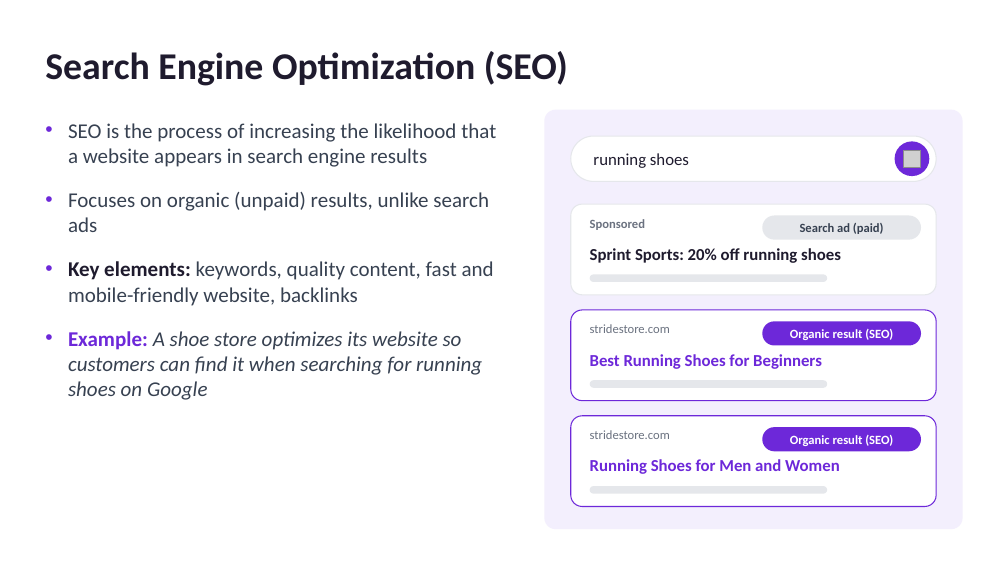
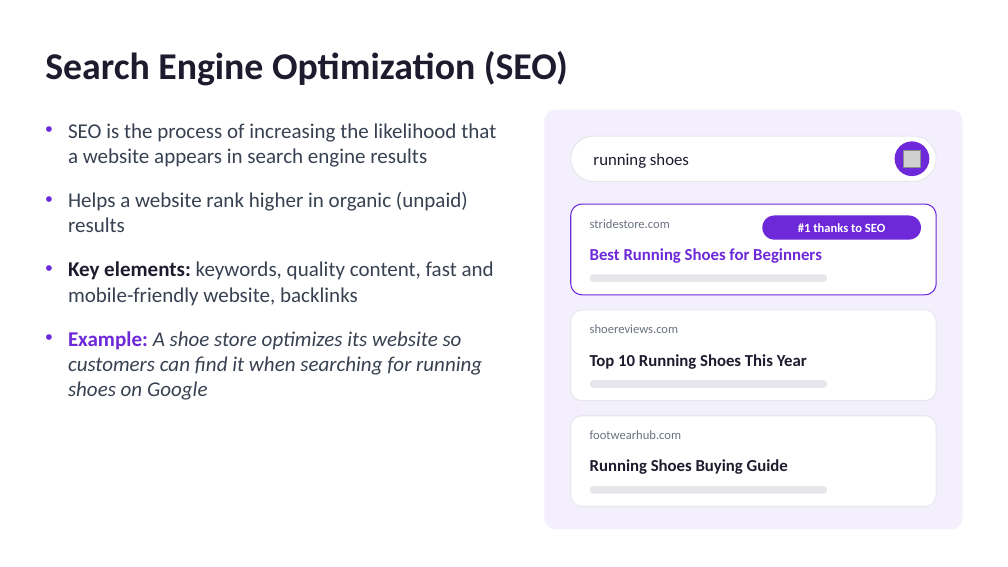
Before and after one commit to granodioritee/repo-baru, a slide deck: slide 3 of digital-marketing-tools.pptx. Drawn at 1008x567 pixels with LibreOffice and Linux fonts; fonts in the diff are those of the drawing; grey boxes stand for pictures. Boxes give left, top, right and bottom in pixels: in the first picture for what was removed or moved away, otherwise in the second. Text is boxed around its words. In the diff, an @@ line names an element or a change of style, - is before the commit and + after.

```diff
--- a/digital-marketing-tools.pptx
+++ b/digital-marketing-tools.pptx
@@ text at (68,192,468,232): text changed @@
-• Focuses on organic (unpaid) results, unlike search ads
+• Helps a website rank higher in organic (unpaid) results
@@ rounded rectangle at (571,204,936,295): outline #E5E7EB 1 pt to #6D28D9 1 pt @@
@@ text at (590,219,670,228): text changed; bold off @@
-Sponsored
+stridestore.com
@@ rounded rectangle at (762,216,921,240): fill #E5E7EB to #6D28D9 @@
@@ text at (798,223,885,232): text changed; text colour #374151 to #FFFFFF @@
-Search ad (paid)
+#1 thanks to SEO
@@ text at (590,248,822,263): text changed; text colour #1F1B2E to #6D28D9 @@
-Sprint Sports: 20% off running shoes
+Best Running Shoes for Beginners
@@ rounded rectangle at (571,310,936,401): outline #6D28D9 1 pt to #E5E7EB 1 pt @@
@@ text at (590,324,679,333): text changed @@
-stridestore.com
+shoereviews.com
@@ rounded rectangle removed at (762,321,921,346) @@
@@ text removed at (790,329,893,340) @@
-Organic result (SEO)
@@ text at (590,354,807,369): text changed; text colour #6D28D9 to #1F1B2E @@
-Best Running Shoes for Beginners
+Top 10 Running Shoes This Year
@@ rounded rectangle at (571,416,936,507): outline #6D28D9 1 pt to #E5E7EB 1 pt @@
@@ text at (590,430,681,439): text changed @@
-stridestore.com
+footwearhub.com
@@ rounded rectangle removed at (762,427,921,451) @@
@@ text removed at (790,435,893,446) @@
-Organic result (SEO)
@@ text at (590,459,788,474): text changed; text colour #6D28D9 to #1F1B2E @@
-Running Shoes for Men and Women
+Running Shoes Buying Guide
```
Also in this commit, not shown: 1 other file.
